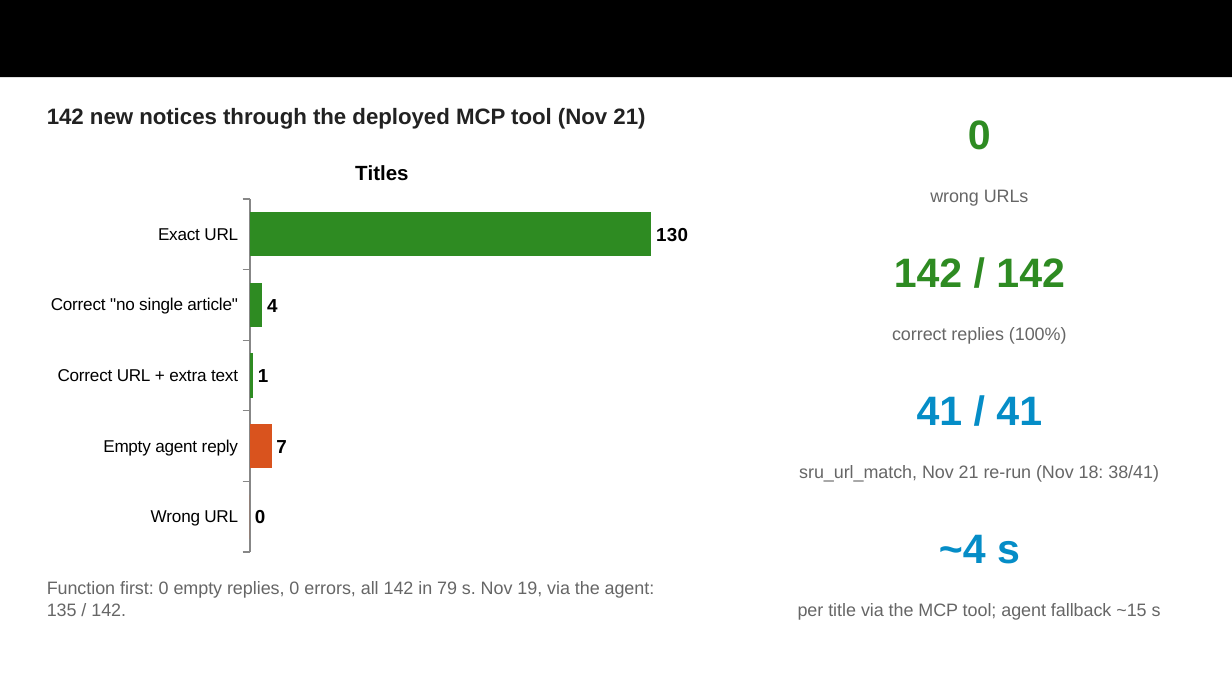
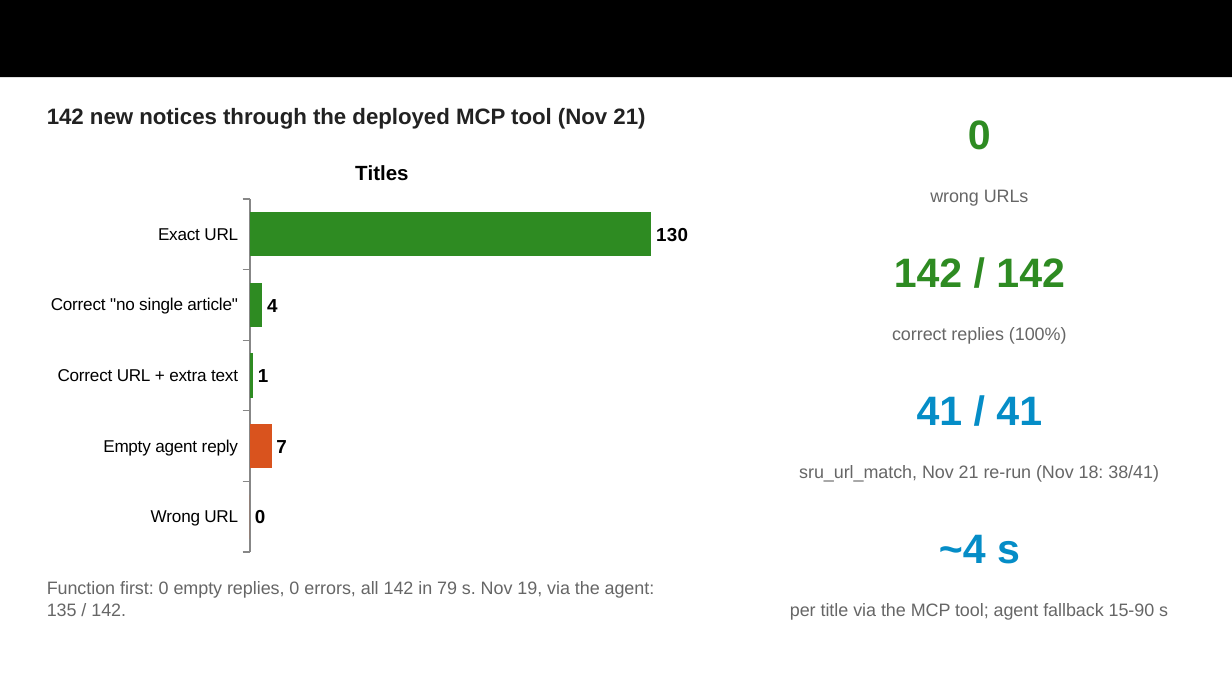
Before and after one commit to AmandaZXu-USDA/mcp-hackathon-demo-sru, a slide deck: slide 13 of submission/GSA-MCP-Hackathon-mcp-sru-syntax.pptx (slide 10 before the commit). Drawn at 1232x693 pixels with LibreOffice and Linux fonts; fonts in the diff are those of the drawing. Boxes give left, top, right and bottom in pixels: in the first picture for what was removed or moved away, otherwise in the second. Text is boxed around its words. In the diff, an @@ line names an element or a change of style, - is before the commit and + after.

Commit message:
Presentation refined to the judging criteria: 20 slides with a criteria map, code organization and agent-goal tool design slides, eight-layer evaluation setup, current numbers (157 + 75 tests, 142/142, 41/41) and the two-app Playground demo

```diff
--- a/submission/GSA-MCP-Hackathon-mcp-sru-syntax.pptx
+++ b/submission/GSA-MCP-Hackathon-mcp-sru-syntax.pptx
@@ text at [790,603,1168,620]: text changed @@
-per title via the MCP tool; agent fallback ~15 s
+per title via the MCP tool; agent fallback 15-90 s
```
Also in this commit, not shown: 6 other slides changed, 3 slides added, 1 other file.
